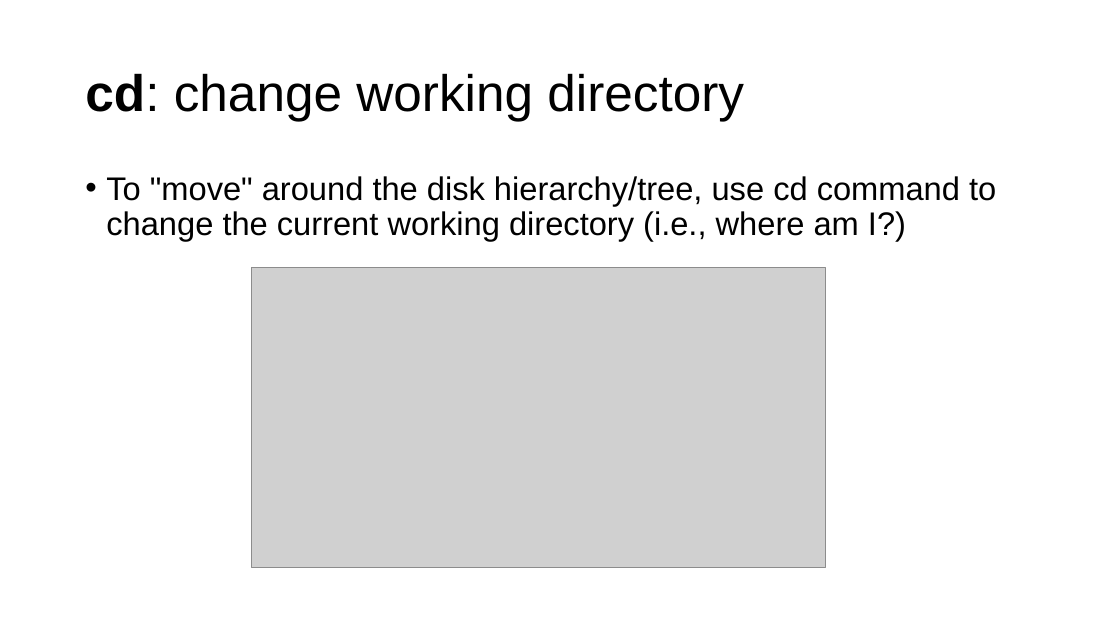
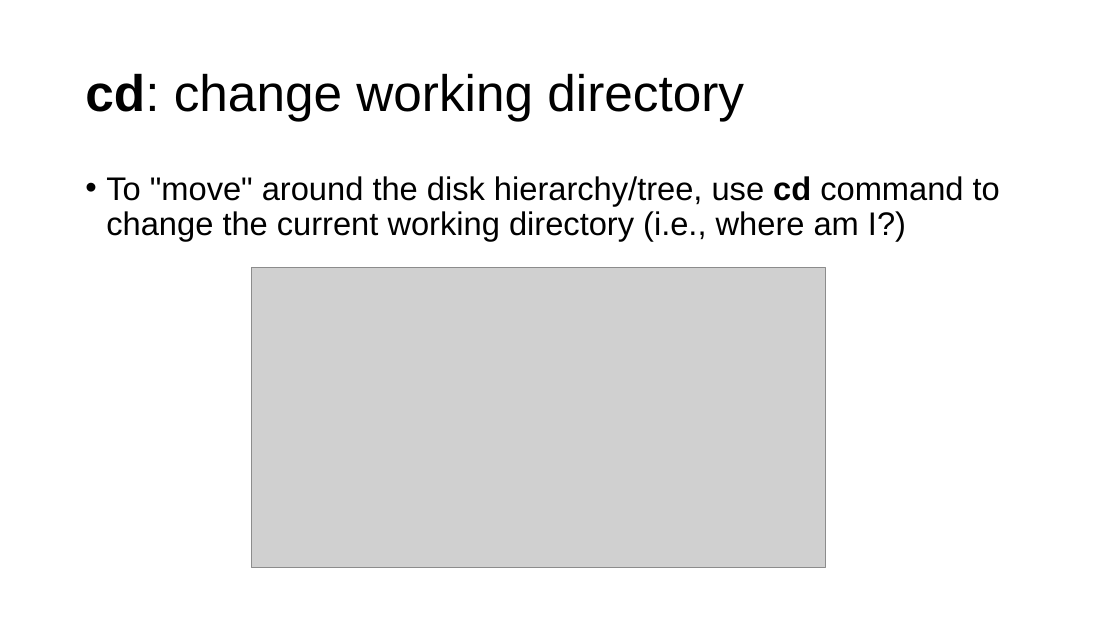
Before and after one commit to parrt/msds501, a slide deck: slide 10 of slides/terminal.pptx. Drawn at 1120x630 pixels with LibreOffice and Linux fonts; fonts in the diff are those of the drawing; grey boxes stand for pictures; background and template pictures are left out. Boxes give left, top, right and bottom in pixels: in the first picture for what was removed or moved away, otherwise in the second. Text is boxed around its words. In the diff, an @@ line names an element or a change of style, - is before the commit and + after.

```diff
--- a/slides/terminal.pptx
+++ b/slides/terminal.pptx
@@ text "To "move" around the disk ..." at (106,176,1000,241): bold on in "cd" @@
```
Also in this commit, not shown: 7 other slides changed, 4 other files.
